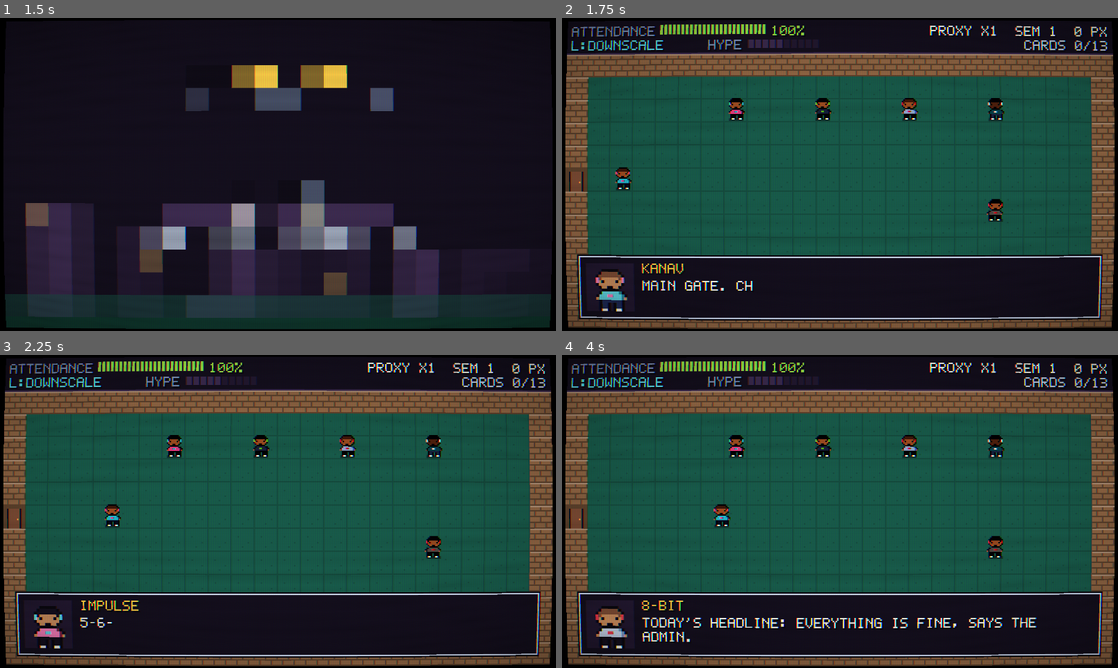
Above: before the commit, frames 1-4 (two rows, left to right).
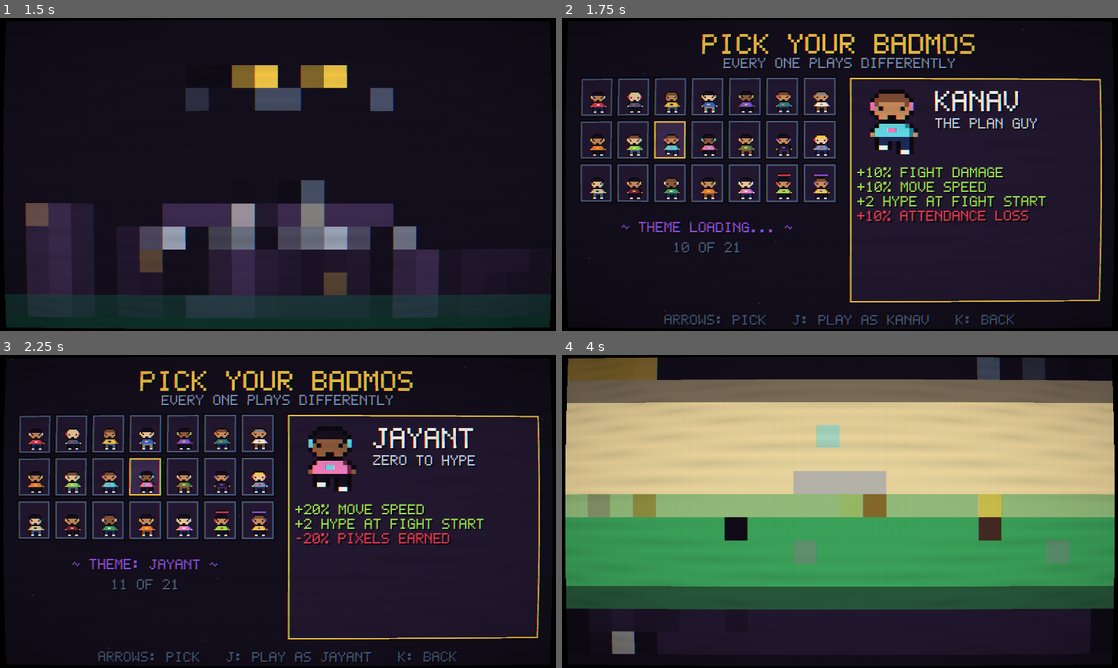
Above: after the commit, the same moments.

Repository: Paradox-73/Badmosi
Game: Godot game, scene res://scenes/main.tscn
Same seed, same stepped clock (60 frames per second), same inputs: the game is played once before the commit and once after it.
Inputs (mouse positions are in pixels of both pictures, inside the frame that each line leads up to):
- Up to frame 1 (1.5 s): tap Enter at 0.5 s; move the mouse to (400, 158) at 0.52 s; hold D (right) 0.53-1.25 s; hold J (attack) 0.53-1.25 s; click (400, 158) at 0.67 s; tap Space at 0.77, 1.25 s; tap K (dodge) at 0.8 s; drag from (166, 190) to (250, 237) at 1.27 s
- Up to frame 2 (1.75 s): no input
- Up to frame 3 (2.25 s): move the mouse to (333, 442) at 2.02 s; hold D (right) from 2.03 s (still down); hold J (attack) from 2.03 s (still down); click (333, 442) at 2.17 s
- Up to frame 4 (4 s): tap K (dodge) at 2.3, 3.8 s; release D (right) at 2.75 s; release J (attack) at 2.75 s; drag from (812, 574) to (673, 464) at 2.77 s; move the mouse to (1006, 558) at 3.52 s; hold A (left) from 3.53 s (still down); hold F (fit) from 3.53 s (still down); click (1006, 558) at 3.67 s; tap Space at 3.77 s

Frame 1 is identical in both runs. In frame 2, 73% of the frame differs, in the area x 0-100%, y 1-100%; in frame 3, 73%; in frame 4, 78%, in the area x 0-100%, y 0-100%.

Commit message:
Add character select, each character with their own theme song

Diff:
--- a/scripts/autoload/audio.gd
+++ b/scripts/autoload/audio.gd
@@ -53,7 +53,9 @@
 
 ## Renders one tone into a float array.
 ## wave: square, pulse, tri, saw, noise, sine. slide: semitones over the tone.
-func _tone(freq: float, dur: float, wave := "square", vol := 0.5, attack := 0.005, decay := 1.0, slide := 0.0) -> PackedFloat32Array:
+func _tone(freq: float, dur: float, wave := "square", vol := 0.5, attack := 0.005, decay := 1.0, slide := 0.0, rng: RandomNumberGenerator = null) -> PackedFloat32Array:
+	if rng == null:
+		rng = _rng
 	var n := int(dur * RATE)
 	var out := PackedFloat32Array()
 	out.resize(n)
@@ -81,7 +83,7 @@
 				noise_t += f / RATE
 				if noise_t >= 1.0:
 					noise_t -= 1.0
-					noise_v = _rng.randf_range(-1.0, 1.0)
+					noise_v = rng.randf_range(-1.0, 1.0)
 				s = noise_v
 		var env := minf(1.0, t / attack) if attack > 0.0 else 1.0
 		env *= pow(1.0 - k, decay) if decay > 0.0 else 1.0
@@ -226,9 +228,20 @@
 }
 
 
+## A song's settings: one of SONGS, or "theme_<id>" for a character's theme.
+func song_def(name: String) -> Dictionary:
+	if SONGS.has(name):
+		return SONGS[name]
+	if name.begins_with("theme_") and Roster.DATA.has(name.substr(6)):
+		return Roster.theme(name.substr(6))
+	return {}
+
+
+## Renders a song loop. Uses its own random generator so it can run on a worker thread.
 func _render_song(name: String) -> AudioStreamWAV:
-	var s: Dictionary = SONGS[name]
-	_rng.seed = s.seed
+	var s: Dictionary = song_def(name)
+	var rng := RandomNumberGenerator.new()
+	rng.seed = s.seed
 	var beat := 60.0 / float(s.bpm)
 	var sixteenth := beat / 4.0
 	var bars := 8
@@ -263,16 +276,16 @@
 		var step_len := 2 if lead_level >= 2 else 4
 		var q2 := 0
 		while q2 < 16:
-			var target: int = root + 36 + chord[_rng.randi() % 3]
+			var target: int = root + 36 + chord[rng.randi() % 3]
 			if q2 % 8 == 0:
 				melody_note = target
 			else:
-				melody_note += [-2, -1, 1, 2, 0][_rng.randi() % 5]
+				melody_note += [-2, -1, 1, 2, 0][rng.randi() % 5]
 				melody_note = clampi(melody_note, root + 31, root + 46)
 			var dur := step_len * sixteenth
-			if _rng.randf() < 0.25 and q2 % 4 == 0:
+			if rng.randf() < 0.25 and q2 % 4 == 0:
 				dur *= 2.0
-			var rest := _rng.randf() < 0.15
+			var rest := rng.randf() < 0.15
 			if not rest:
 				var k3 := "l%d:%f" % [melody_note, dur]
 				if not cache.has(k3):
@@ -282,8 +295,8 @@
 		# Drums.
 		if not cache.has("kick"):
 			cache["kick"] = _tone(150, 0.12, "sine", 0.6, 0.001, 1.5, -24)
-			cache["snare"] = _tone(3000, 0.12, "noise", 0.28, 0.001, 1.8)
-			cache["hat"] = _tone(8000, 0.03, "noise", 0.1, 0.001, 2.0)
+			cache["snare"] = _tone(3000, 0.12, "noise", 0.28, 0.001, 1.8, 0.0, rng)
+			cache["hat"] = _tone(8000, 0.03, "noise", 0.1, 0.001, 2.0, 0.0, rng)
 		for q3 in 16:
 			var at := int((bar_t + q3 * sixteenth) * RATE)
 			match s.drums:
@@ -315,15 +328,16 @@
 
 
 func play_music(name: String) -> void:
+	_want = ""
 	if name == music_name and music.playing:
 		return
-	if not SONGS.has(name):
+	if song_def(name).is_empty():
 		stop_music()
 		return
 	if not _songs.has(name):
 		_songs[name] = _render_song(name)
 	music_name = name
-	music_bpm = float(SONGS[name].bpm)
+	music_bpm = float(song_def(name).bpm)
 	music.stream = _songs[name]
 	_loop_len = 60.0 / music_bpm * 4.0 * 8.0
 	_loops = 0
@@ -333,8 +347,30 @@
 
 
 func stop_music() -> void:
+	_want = ""
 	music.stop()
 	music_name = ""
+
+
+var _want := ""           # song to start when its background render is done
+var _tasks := {}          # song name -> WorkerThreadPool task id
+var _done := {}           # song name -> rendered stream, filled by worker threads
+var _done_lock := Mutex.new()
+
+
+## Like play_music, but renders a new song on a worker thread first, so
+## browsing the roster never stalls a frame. The old song plays meanwhile.
+func play_music_soon(name: String) -> void:
+	if _songs.has(name) or not OS.has_feature("threads"):
+		play_music(name)
+		return
+	_want = name
+	if not _tasks.has(name):
+		_tasks[name] = WorkerThreadPool.add_task(func():
+			var w := _render_song(name)
+			_done_lock.lock()
+			_done[name] = w
+			_done_lock.unlock())
 
 
 ## Renders the remaining music loops one per frame, so later screen changes don't stall.
@@ -348,6 +384,16 @@
 
 
 func _process(_d: float) -> void:
+	for n in _tasks.keys():
+		if WorkerThreadPool.is_task_completed(_tasks[n]):
+			WorkerThreadPool.wait_for_task_completion(_tasks[n])
+			_tasks.erase(n)
+			_done_lock.lock()
+			_songs[n] = _done[n]
+			_done.erase(n)
+			_done_lock.unlock()
+			if n == _want:
+				play_music(n)
 	if not _prewarm.is_empty():
 		var s: String = _prewarm.pop_front()
 		if not _songs.has(s):
--- /dev/null
+++ b/scripts/ui/char_select.gd
@@ -0,0 +1,129 @@
+extends Node2D
+## Character select: the whole Badmosi gang in a 7 x 3 grid. The highlighted
+## character's theme plays, and the panel lists their buffs, nerfs and quirk.
+
+const COLS := 7
+const CELL := Vector2(26, 30)
+const GRID_POS := Vector2(10, 40)
+
+var sel := 0
+var t := 0.0
+var hover_t := 0.0
+var chosen := false
+
+
+func _ready() -> void:
+	sel = maxi(0, Roster.ORDER.find(Game.character))
+	Audio.play_music("title")
+
+
+func _process(delta: float) -> void:
+	t += delta
+	hover_t += delta
+	if hover_t > 0.35 and not chosen:
+		Audio.play_music_soon("theme_" + Roster.ORDER[sel])
+	queue_redraw()
+
+
+func _unhandled_input(e: InputEvent) -> void:
+	if chosen:
+		return
+	var n := Roster.ORDER.size()
+	var old := sel
+	if e.is_action_pressed("left"):
+		sel = (sel - 1 + n) % n
+	elif e.is_action_pressed("right"):
+		sel = (sel + 1) % n
+	elif e.is_action_pressed("up"):
+		sel = sel - COLS if sel >= COLS else sel
+	elif e.is_action_pressed("down"):
+		sel = sel + COLS if sel + COLS < n else sel
+	elif e.is_action_pressed("attack"):
+		_pick()
+	elif e.is_action_pressed("dodge") or e.is_action_pressed("pause"):
+		get_viewport().set_input_as_handled()
+		Audio.play("back", 0.0)
+		Game.goto("menu")
+	elif e is InputEventMouseMotion or (e is InputEventMouseButton and e.pressed):
+		var i := _cell_at(e.position)
+		if i >= 0:
+			sel = i
+			if e is InputEventMouseButton and e.button_index == MOUSE_BUTTON_LEFT:
+				_pick()
+	if sel != old:
+		hover_t = 0.0
+		Audio.play("move", 0.0)
+
+
+func _cell_at(p: Vector2) -> int:
+	var c := ((p - GRID_POS) / CELL).floor()
+	var i := int(c.y) * COLS + int(c.x)
+	if c.x < 0 or c.y < 0 or c.x >= COLS or i >= Roster.ORDER.size():
+		return -1
+	return i
+
+
+func _pick() -> void:
+	chosen = true
+	Game.character = Roster.ORDER[sel]
+	Audio.play("select", 0.0)
+	Audio.play_music("theme_" + Game.character)
+	await get_tree().create_timer(0.6).timeout
+	Game.goto("flashback")
+
+
+func _draw() -> void:
+	draw_rect(Rect2(0, 0, Px.W, Px.H), Px.C.ink)
+	for i in 24:
+		var x := fmod(i * 53.0 + t * (6 + i % 5), Px.W)
+		draw_rect(Rect2(x, (i * 37) % Px.H, 1, 1), Px.C.plum)
+	Px.text_c(self, "PICK YOUR BADMOS", Px.W / 2.0, 8, Px.C.gold, 16)
+	Px.text_c(self, "EVERY ONE PLAYS DIFFERENTLY", Px.W / 2.0, 26, Px.C.steel)
+	# Grid.
+	for i in Roster.ORDER.size():
+		var id: String = Roster.ORDER[i]
+		var r := Rect2(GRID_POS + Vector2(i % COLS, i / COLS) * CELL, CELL - Vector2(2, 2))
+		var on := i == sel
+		Px.panel(self, r, Px.C.night if not on else Px.C.plum, Px.C.gold if on else Px.C.slate)
+		var frame := "idle"
+		if on and not chosen:
+			frame = "walk1" if int(t * 4.0) % 2 == 0 else "walk2"
+		elif on:
+			frame = "walk1" if int(t * 10.0) % 2 == 0 else "idle"
+		var tex := Px.char_tex(Roster.get_char(id).look, frame)
+		draw_texture(tex, r.position + Vector2(5, r.size.y - tex.get_height() - 3))
+	# The highlighted character.
+	var cid: String = Roster.ORDER[sel]
+	var d: Dictionary = Roster.get_char(cid)
+	var pr := Rect2(198, 40, 178, 158)
+	Px.panel(self, pr, Px.C.night, Px.C.gold)
+	var big := Px.char_tex(d.look, "walk1" if int(t * 3.0) % 2 == 0 else "idle")
+	draw_texture_rect(big, Rect2(pr.position + Vector2(6, 6), big.get_size() * 3), false)
+	Px.text(self, d.name, pr.position + Vector2(60, 8), Px.C.white, 16)
+	_wrap(d.tag, pr.position + Vector2(60, 28), 19, Px.C.mist)
+	var y := pr.position.y + 62
+	for line in Roster.perk_lines(cid):
+		Px.text(self, line[0], Vector2(pr.position.x + 6, y), Px.C.lime if line[1] else Px.C.red)
+		y += 10
+	if d.has("quirk"):
+		var q: Array = Roster.QUIRKS[d.quirk]
+		Px.text(self, "* " + q[0], Vector2(pr.position.x + 6, y + 2), Px.C.cyan)
+		_wrap(q[1], Vector2(pr.position.x + 6, y + 12), 28, Px.C.mist)
+	var note: String = "THEME: " + d.name if Audio.music_name == "theme_" + cid else "THEME LOADING..."
+	Px.text_c(self, "~ " + note + " ~", 100, 140, Px.C.violet)
+	Px.text_c(self, "%d OF %d" % [sel + 1, Roster.ORDER.size()], 100, 154, Px.C.slate)
+	Px.text_c(self, "ARROWS: PICK   J: PLAY AS %s   K: BACK" % d.name, Px.W / 2.0, Px.H - 11, Px.C.slate)
+
+
+## Draws s wrapped at max_chars per line.
+func _wrap(s: String, pos: Vector2, max_chars: int, color: Color) -> void:
+	var line := ""
+	var y := pos.y
+	for w in s.split(" "):
+		if line.length() + w.length() + 1 > max_chars and line != "":
+			Px.text(self, line, Vector2(pos.x, y), color)
+			y += 9
+			line = ""
+		line = w if line == "" else line + " " + w
+	if line != "":
+		Px.text(self, line, Vector2(pos.x, y), color)
--- a/scripts/ui/main_menu.gd
+++ b/scripts/ui/main_menu.gd
@@ -49,7 +49,7 @@
 func _start(d: int) -> void:
 	Game.difficulty = d
 	Game.new_run()
-	Game.goto("opening")
+	Game.goto("char_select")
 
 
 func _continue() -> void:
